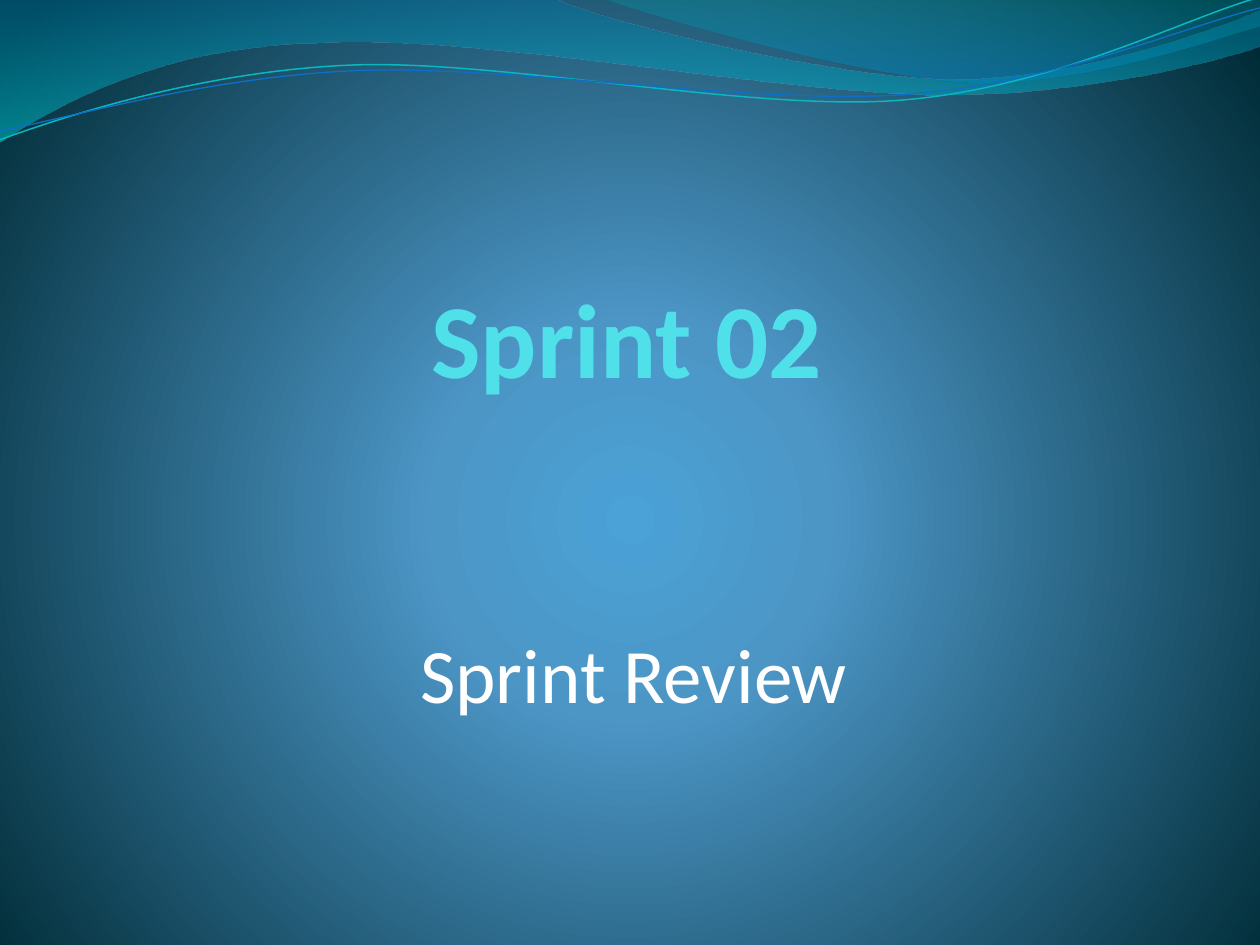
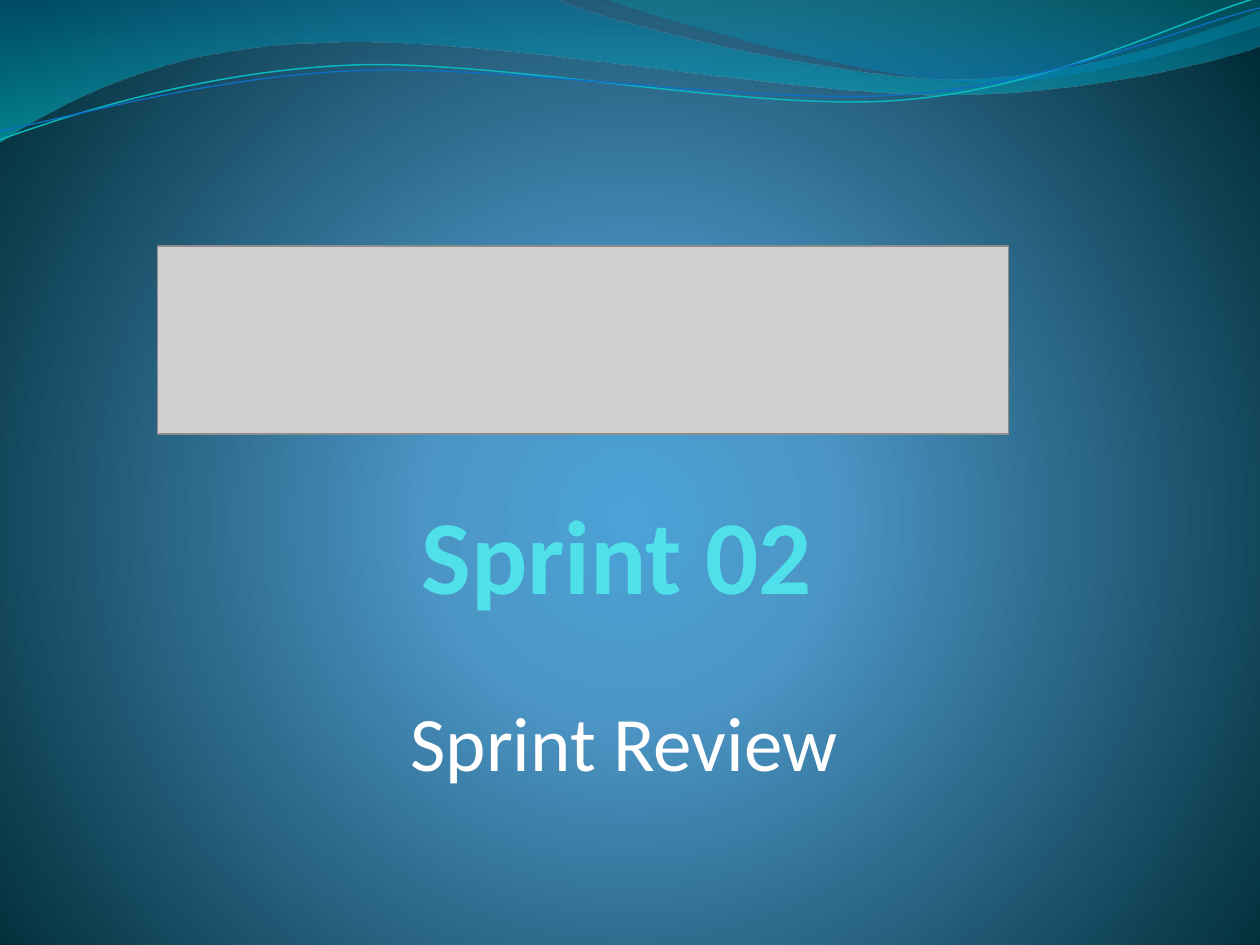
Before and after one commit to elcapo04/utn-frc-dlc-2011-liberal-peker, a slide deck: slide 1 of Proyecto final/SprintsDevelopment/Branch 02/DocumentosAEntregar/Sprint 02.pptx. Drawn at 1260x945 pixels with LibreOffice and Linux fonts; fonts in the diff are those of the drawing; grey boxes stand for pictures. Boxes give left, top, right and bottom in pixels: in the first picture for what was removed or moved away, otherwise in the second. Text is boxed around its words. In the diff, an @@ line names an element or a change of style, - is before the commit and + after.

```diff
--- a/Proyecto final/SprintsDevelopment/Branch 02/DocumentosAEntregar/Sprint 02.pptx
+++ b/Proyecto final/SprintsDevelopment/Branch 02/DocumentosAEntregar/Sprint 02.pptx
@@ picture added at box(158, 246, 1008, 433) @@
@@ title "Sprint 02": place and size @@
-title "Sprint 02" at box(431, 304, 822, 394)
+title "Sprint 02" at box(422, 520, 812, 610)
@@ text "Sprint Review": place and size @@
-text "Sprint Review" at box(420, 650, 847, 716)
+text "Sprint Review" at box(410, 718, 837, 784)
```
Also in this commit, not shown: 3 other slides changed.
